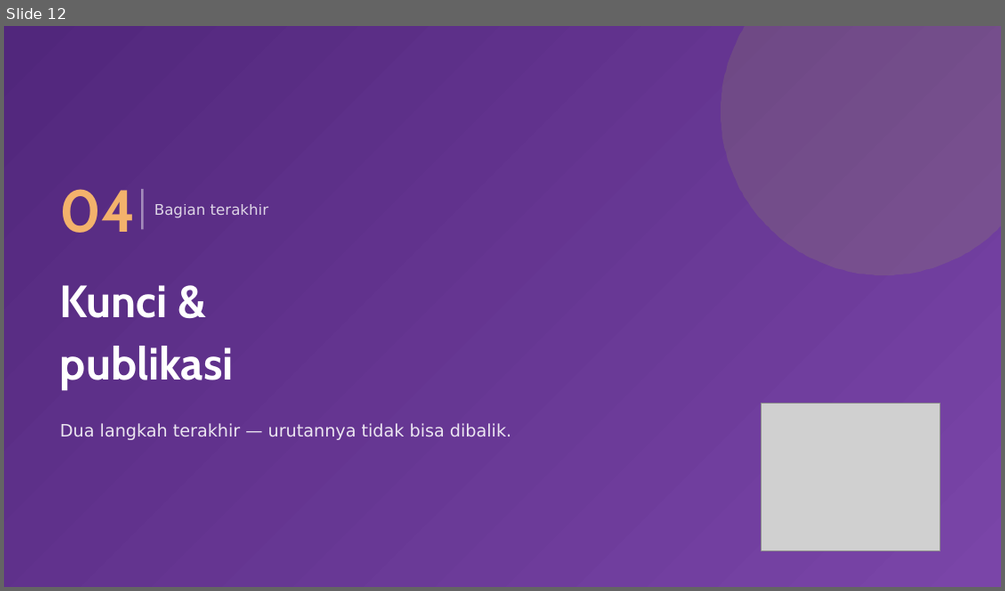
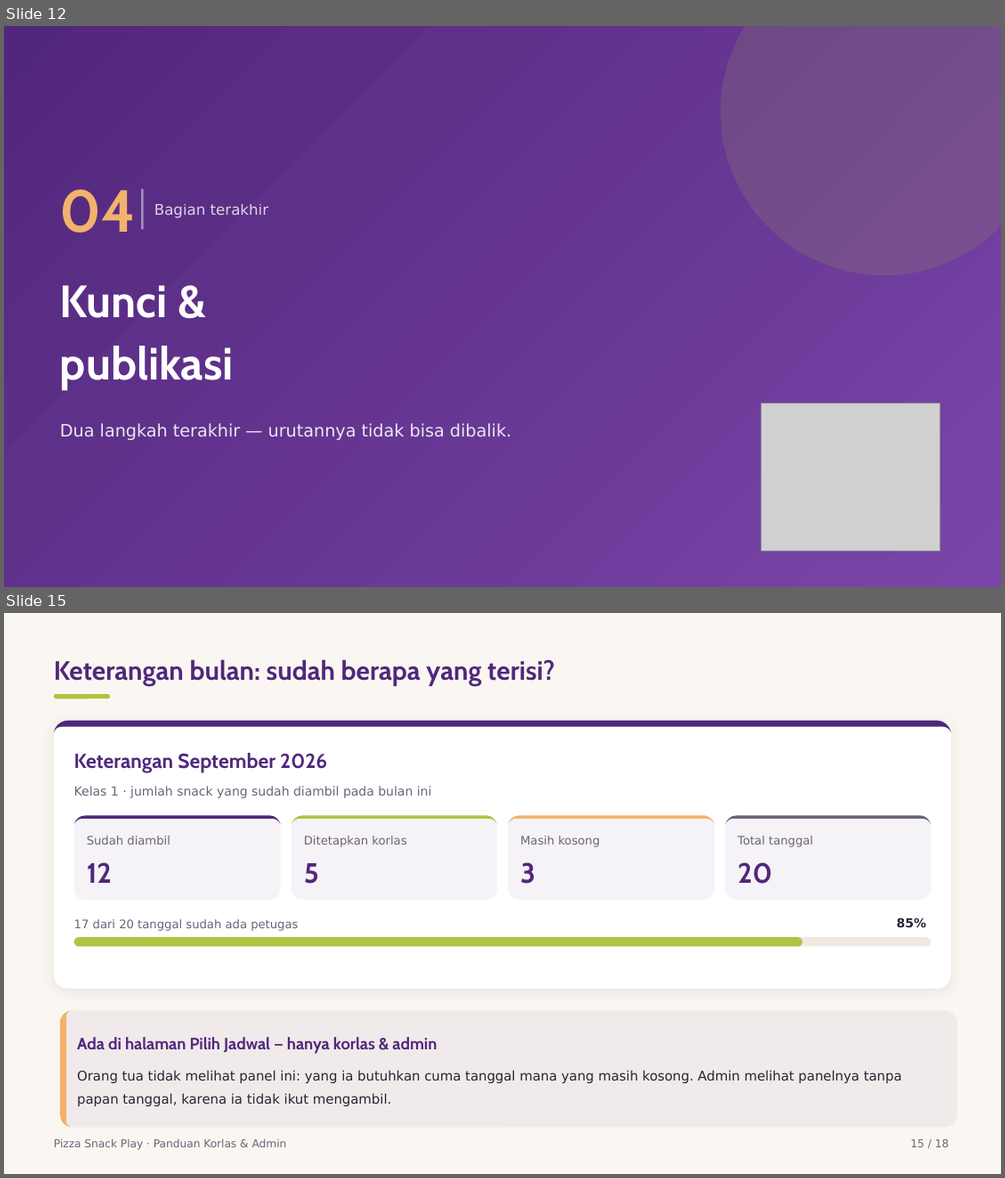
Before and after one commit to KU-JakartaTimur/pizza-snack-play, a slide deck: Panduan Korlas dan Admin Pizza Snack Play/Panduan Korlas dan Admin Pizza Snack Play.pptx. Shown one above the other, each under a label of ours: slide 12 before the commit, slides 12 and 15 after it; the slides between them are not shown. The pictures are 1005x591 and 1005x1178 pixels, drawn with LibreOffice and Linux fonts; fonts in the diff are those of the drawing; grey boxes stand for pictures. Boxes give left, top, right and bottom in pixels: in the first picture for what was removed or moved away, otherwise in the second. Text is boxed around its words. In the diff, an @@ line names an element or a change of style, - is before the commit and + after.

Commit message:
docs: selaraskan PRD, README, dan dek ke v1.16
Fitur v1.16 (gambar kategori + panel Keterangan bulan) belum tercatat di
dokumen mana pun, jadi PRD, README, dan dek Korlas & Admin masih
menggambarkan aplikasi yang sudah tidak ada lagi.

Sekalian tiga hal yang ternyata memang salah, bukan sekadar belum
diperbarui: F1 & AC26 masih menyatakan korlas boleh mengubah katalog menu
& kategori, padahal itu dipersempit jadi admin-only sejak a0df518; tabel
§7.6 tidak pernah mencantumkan PUT/DELETE /categories/:id yang sudah ada
di route sejak awal; dan §6.3 menyebut folder src/api/piket/ yang tidak
pernah dibuat karena F7 ditinggalkan sejak v1.7.

Dek Korlas & Admin naik 17 -> 18 halaman (halaman 15 baru memuat tiruan
panel Keterangan), dan DESIGN.md-nya ikut dibangun ulang karena tiga tabel
per-halamannya masih menggambarkan dek 16 halaman warisan v1.13 — tidak
pernah ikut naik saat v1.14. Dek Orang Tua diperiksa dan sengaja tidak
diubah isinya (tetap 15 halaman); yang ditambahkan hanya baris riwayat
sebagai bukti sudah ditinjau. PDF 17 halaman di dek Korlas diganti hasil
ekspor ulang 18 halaman supaya berkas terkirim tidak tertinggal.

Markdown besar di repo ini tidak lagi disunting lewat tool Edit: Read
mengembalikan mojibake untuk em-dash dan panah Unicode, dan suntingan yang
dibangun dari teks itu merusak UTF-8 seluruh berkas. Semua suntingan di
commit ini dikerjakan skrip Python yang menuntut tiap string lama muncul
tepat sekali, lalu diverifikasi U+FFFD = 0 pada 272 berkas terlacak.

```diff
--- a/Panduan Korlas dan Admin Pizza Snack Play/Panduan Korlas dan Admin Pizza Snack Play.pptx
+++ b/Panduan Korlas dan Admin Pizza Snack Play/Panduan Korlas dan Admin Pizza Snack Play.pptx
@@ slide 15 added at (4,613,1001,1174), background #FFFFFF @@
@@ rectangle added at (4,613,1001,1174), fill #FAF7F2 @@
@@ text added at (54,659,555,686), 25.5 pt, text #51277C, bold @@
+Keterangan bulan: sudah berapa yang terisi?
@@ rounded rectangle added at (54,694,110,698), fill #AFC440 @@
@@ rounded rectangle added at (54,721,952,989), fill #FFFFFF @@
@@ freeform shape added at (54,721,952,989), fill #51277C @@
@@ text added at (74,753,327,773), 19.5 pt, text #51277C, bold @@
+Keterangan September 2026
@@ text added at (74,786,432,798), 12 pt, text #6B6478 @@
+Kelas 1 · jumlah snack yang sudah diambil pada bulan ini
@@ rounded rectangle added at (74,816,281,900), fill #51277C at 5% opacity @@
@@ freeform shape added at (74,816,281,900), fill #51277C @@
@@ rounded rectangle added at (291,816,497,900), fill #51277C at 5% opacity @@
@@ freeform shape added at (291,816,497,900), fill #AFC440 @@
@@ rounded rectangle added at (508,816,714,900), fill #51277C at 5% opacity @@
@@ freeform shape added at (508,816,714,900), fill #F3B26C @@
@@ rounded rectangle added at (726,816,931,900), fill #51277C at 5% opacity @@
@@ freeform shape added at (726,816,931,900), fill #6B6478 @@
@@ text added at (87,835,170,844), 11.2 pt, text #6B6478 @@
+Sudah diambil
@@ text added at (304,835,406,847), 11.2 pt, text #6B6478 @@
+Ditetapkan korlas
@@ text added at (520,835,600,847), 11.2 pt, text #6B6478 @@
+Masih kosong
@@ text added at (737,835,813,847), 11.2 pt, text #6B6478 @@
+Total tanggal
@@ text added at (87,862,112,883), 27 pt, text #51277C, bold @@
+12
@@ text added at (304,863,319,884), 27 pt, text #51277C, bold @@
+5
@@ text added at (520,862,535,884), 27 pt, text #51277C, bold @@
+3
@@ text added at (737,862,772,884), 27 pt, text #51277C, bold @@
+20
@@ text added at (74,919,298,931), 11.2 pt, text #6B6478 @@
+17 dari 20 tanggal sudah ada petugas
@@ text added at (897,917,926,927), 12 pt, text #2A2333, bold @@
+85%
@@ rounded rectangle added at (74,937,931,946), fill #EFEAE1 @@
@@ rounded rectangle added at (74,937,802,946), fill #AFC440 @@
@@ rounded rectangle added at (60,1010,957,1127), fill #51277C at 6% opacity @@
@@ freeform shape added at (60,1010,957,1127), fill #F3B26C @@
@@ text added at (77,1037,437,1054), 15.8 pt, text #51277C, bold @@
+Ada di halaman Pilih Jadwal — hanya korlas & admin
@@ text added at (77,1070,902,1106), 12.8 pt, text #2A2333 @@
+Orang tua tidak melihat panel ini: yang ia butuhkan cuma tanggal mana yang masih kosong. Admin melihat panelnya tanpa papan tanggal, karena ia tidak ikut mengambil.
@@ text added at (54,1138,287,1150), 10.5 pt, text #6B6478 @@
+Pizza Snack Play · Panduan Korlas & Admin
@@ text added at (910,1139,949,1147), 10.5 pt, text #6B6478 @@
+15 / 18
```
Also in this commit, not shown: 11 slides changed, 20 other files.
